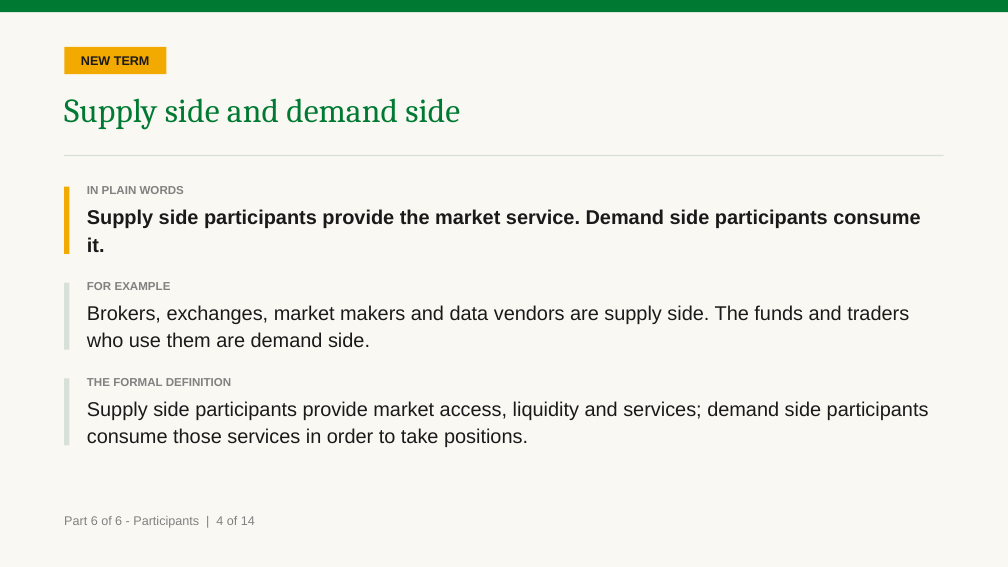
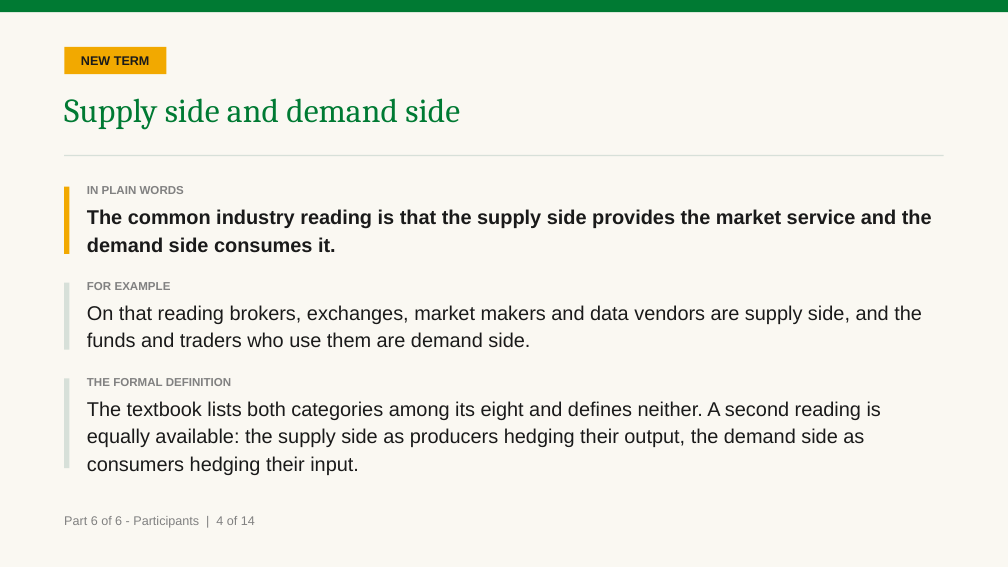
Before and after one commit to benjiesotelo-sudo/Telos_FIN1209, a slide deck: slide 191 of chapter-01/FIN1209-Chapter-01.pptx. Drawn at 1008x567 pixels with LibreOffice and Linux fonts; fonts in the diff are those of the drawing. Boxes give left, top, right and bottom in pixels: in the first picture for what was removed or moved away, otherwise in the second. Text is boxed around its words. In the diff, an @@ line names an element or a change of style, - is before the commit and + after.

```diff
--- a/chapter-01/FIN1209-Chapter-01.pptx
+++ b/chapter-01/FIN1209-Chapter-01.pptx
@@ text at [87, 209, 932, 253]: text changed @@
-Supply side participants provide the market service. Demand side participants consume it.
+The common industry reading is that the supply side provides the market service and the demand side consumes it.
@@ text at [87, 305, 922, 348]: text changed @@
-Brokers, exchanges, market makers and data vendors are supply side. The funds and traders who use them are demand side.
+On that reading brokers, exchanges, market makers and data vendors are supply side, and the funds and traders who use them are demand side.
@@ rectangle: place and size @@
-rectangle at [64, 378, 70, 445]
+rectangle at [64, 378, 70, 468]
@@ text at [87, 401, 881, 475]: text changed @@
-Supply side participants provide market access, liquidity and services; demand side participants consume those services in order to take positions.
+The textbook lists both categories among its eight and defines neither. A second reading is equally available: the supply side as producers hedging their output, the demand side as consumers hedging their input.
```
Also in this commit, not shown: 8 other slides changed, 5 other files.
